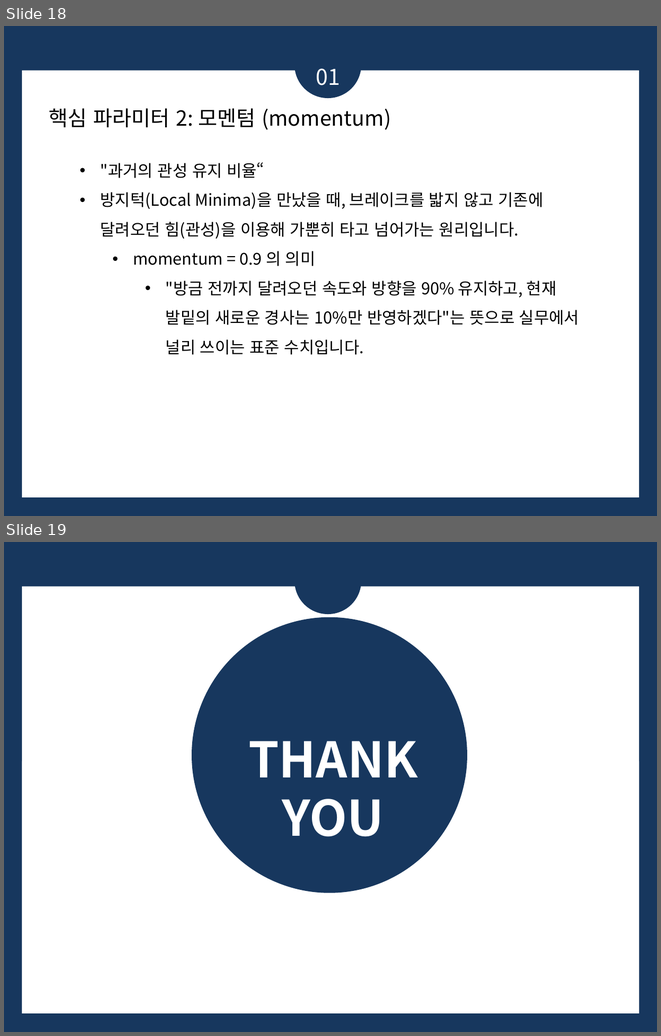
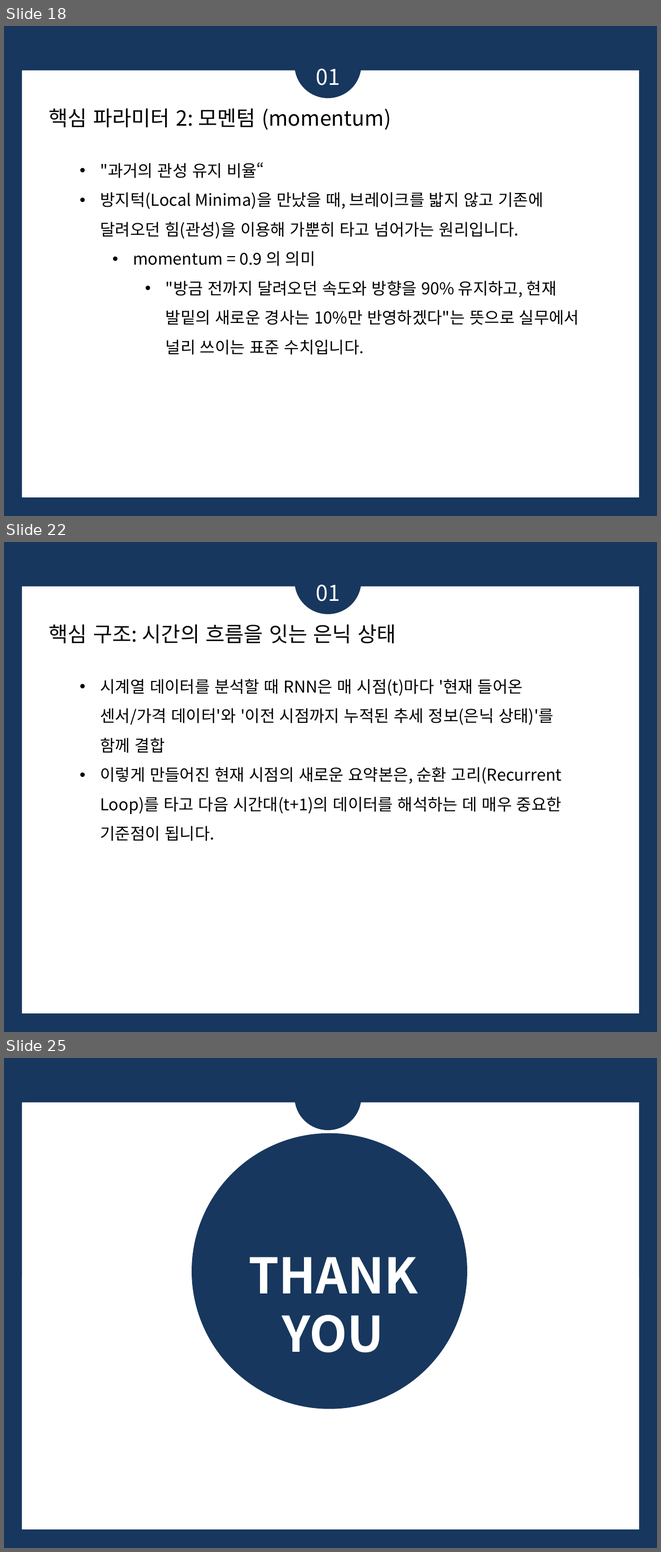
Before and after one commit to bsmoon-86/multicam_2025, a slide deck: PPT/딥러닝.pptx. Shown one above the other, each under a label of ours: slides 18 and 19 before the commit, slides 18, 22 and 25 after it; the slides between them are not shown. The pictures are 661x1036 and 661x1552 pixels, drawn with LibreOffice and Linux fonts; fonts in the diff are those of the drawing. Boxes give left, top, right and bottom in pixels: in the first picture for what was removed or moved away, otherwise in the second. Text is boxed around its words. In the diff, an @@ line names an element or a change of style, - is before the commit and + after.

```diff
--- a/PPT/딥러닝.pptx
+++ b/PPT/딥러닝.pptx
@@ slide 22 added at box(4, 542, 657, 1032), background #17375E; not listed: 1 template element that a slide beside it also shows @@
@@ ellipse added at box(294, 547, 361, 614), fill #17375E @@
@@ text added at box(316, 584, 340, 601), 24 pt, text #FFFFFF @@
+01
@@ text added at box(49, 624, 396, 643), 23 pt, text #000000 @@
+핵심 구조: 시간의 흐름을 잇는 은닉 상태
@@ text added at box(100, 679, 562, 841), 18 pt, text #000000 @@
+• 시계열 데이터를 분석할 때 RNN은 매 시점(t)마다 '현재 들어온 센서/가격 데이터'와 '이전 시점까지 누적된 추세 정보(은닉 상태)'를 함께 결합
+• 이렇게 만들어진 현재 시점의 새로운 요약본은, 순환 고리(Recurrent Loop)를 타고 다음 시간대(t+1)의 데이터를 해석하는 데 매우 중요한 기준점이 됩니다.
@@ what was slide 19 is now slide 25 @@
```
Also in this commit, not shown: 5 other slides added.
